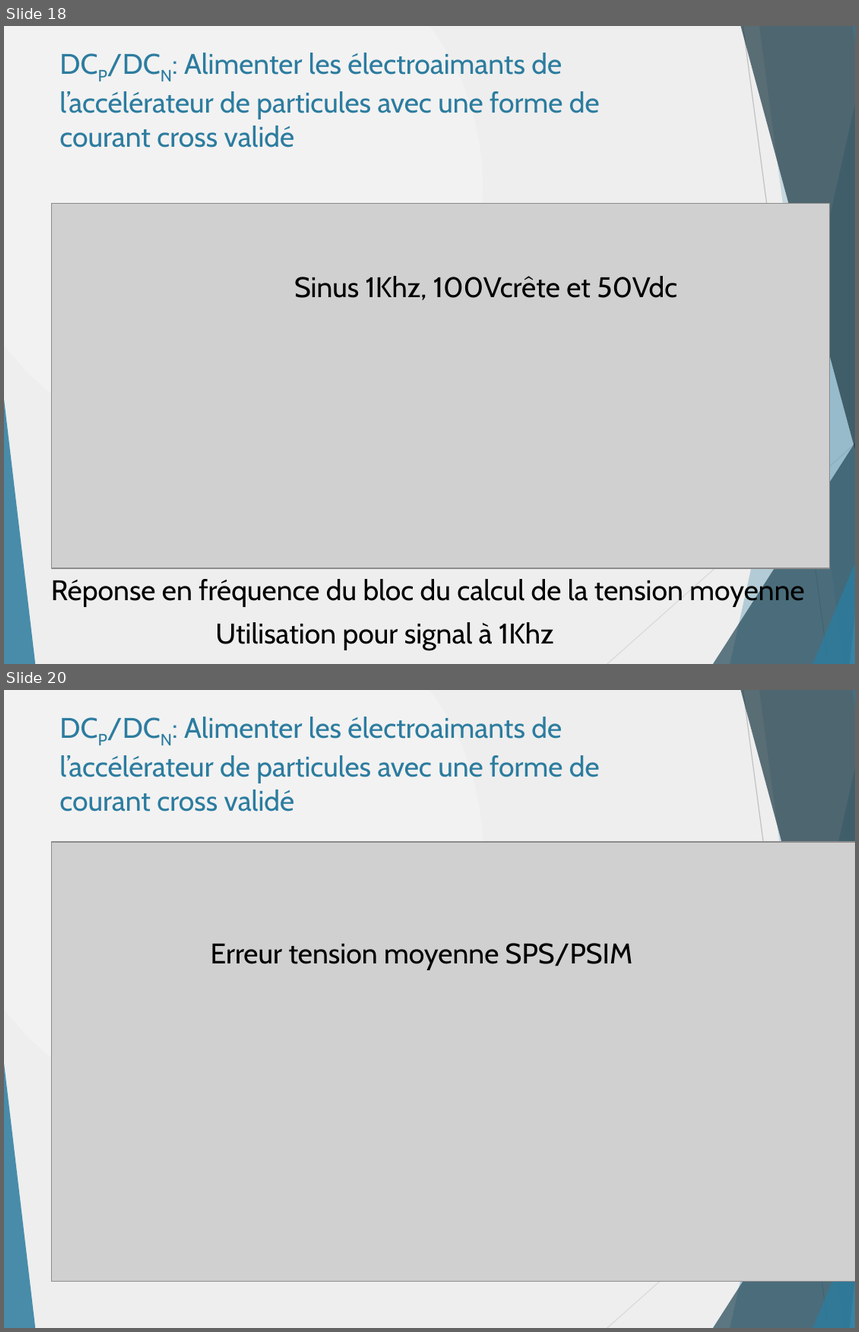
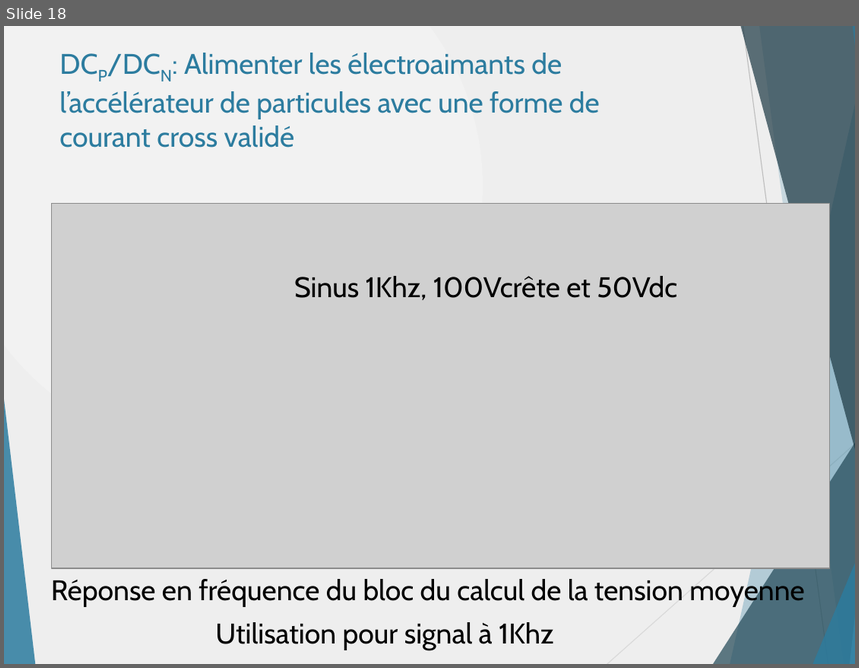
Before and after one commit to danthib76/DesignIV, a slide deck: Remise/Remise 3/RAE.pptx. Shown one above the other, each under a label of ours: slides 18 and 20 before the commit, slide 18 after it; the slides between them are not shown. The pictures are 859x1332 and 859x668 pixels, drawn with LibreOffice and Linux fonts; fonts in the diff are those of the drawing; grey boxes stand for pictures. Boxes give left, top, right and bottom in pixels: in the first picture for what was removed or moved away, otherwise in the second. Text is boxed around its words. In the diff, an @@ line names an element or a change of style, - is before the commit and + after.

Commit message:
RAE version 1
Il ne reste que les avancements sur le contrôle avec Excel à faire

```diff
--- a/Remise/Remise 3/RAE.pptx
+++ b/Remise/Remise 3/RAE.pptx
@@ slide 20 removed at box(4, 690, 855, 1328), background gradient #F2F2F2 to #EEEEEE; not listed: 10 template elements that a slide beside it also shows @@
@@ title removed at box(59, 717, 600, 812) @@
-DCP/DCN: Alimenter les électroaimants de l’accélérateur de particules avec une forme de courant cross validé
@@ picture removed at box(52, 842, 855, 1283) @@
@@ text removed at box(211, 943, 633, 970) @@
-Erreur tension moyenne SPS/PSIM
```
Also in this commit, not shown: 9 slides changed, 3 slides added, 4 other files.
